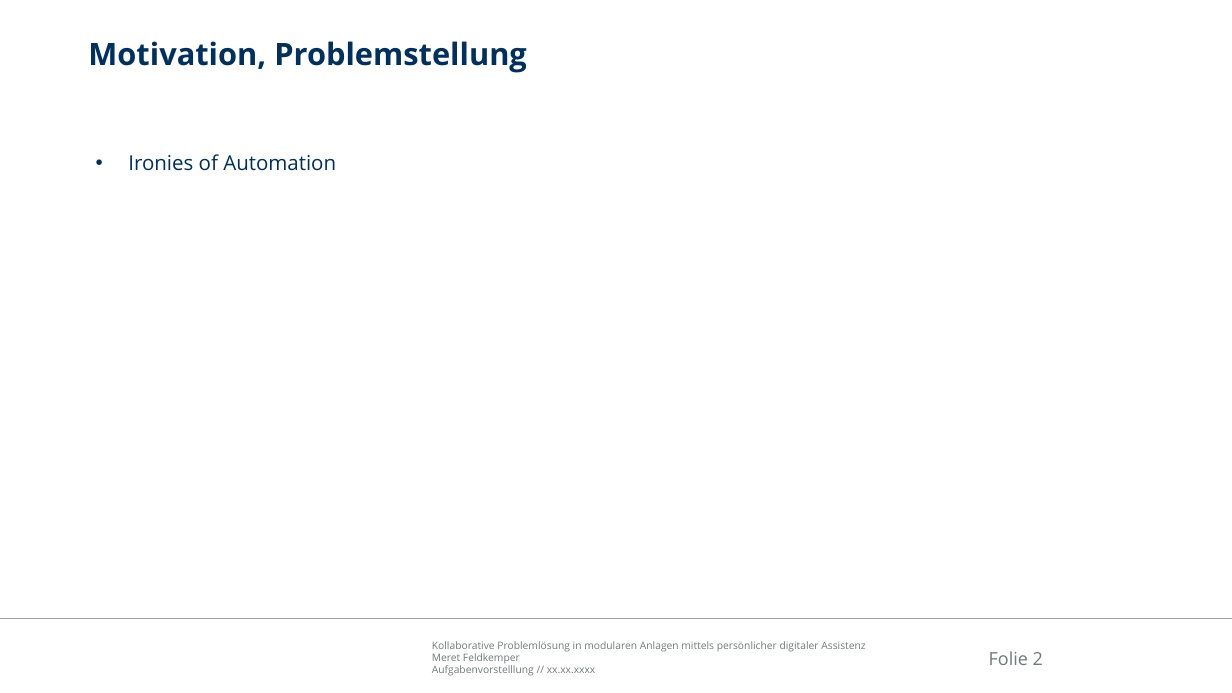
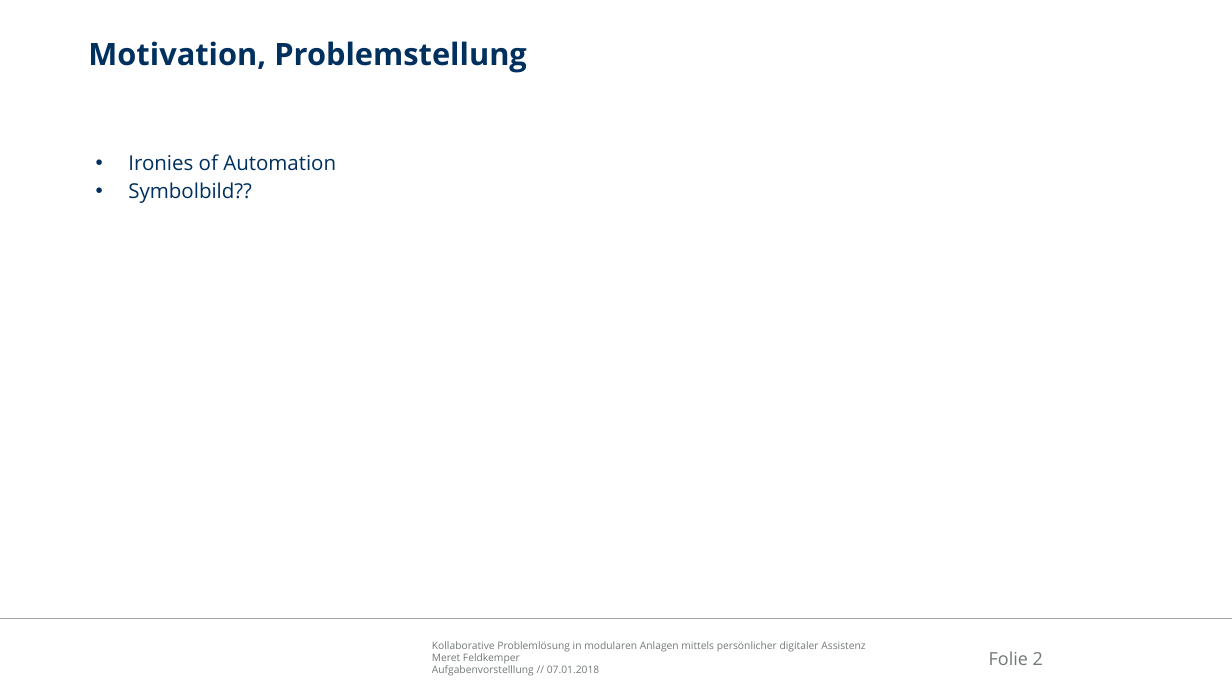
Before and after one commit to Ral3007/Diplomarbeit, a slide deck: slide 2 of Dokumente/Präsentationen/2019-01-07_DA_Feldkemper_Aufgabenvorstellung.pptx. Drawn at 1232x693 pixels with LibreOffice and Linux fonts; fonts in the diff are those of the drawing; background and template pictures are left out. Boxes give left, top, right and bottom in pixels: in the first picture for what was removed or moved away, otherwise in the second. Text is boxed around its words. In the diff, an @@ line names an element or a change of style, - is before the commit and + after.

```diff
--- a/Dokumente/Präsentationen/2019-01-07_DA_Feldkemper_Aufgabenvorstellung.pptx
+++ b/Dokumente/Präsentationen/2019-01-07_DA_Feldkemper_Aufgabenvorstellung.pptx
@@ text at (128, 182, 252, 203): paragraph added @@
+  • Symbolbild??
@@ text at (432, 665, 600, 676): text changed @@
-Aufgabenvorstelllung // xx.xx.xxxx
+Aufgabenvorstelllung // 07.01.2018
```
Also in this commit, not shown: 6 other slides changed, 2 slides added, 1 slide removed, 15 other files.
